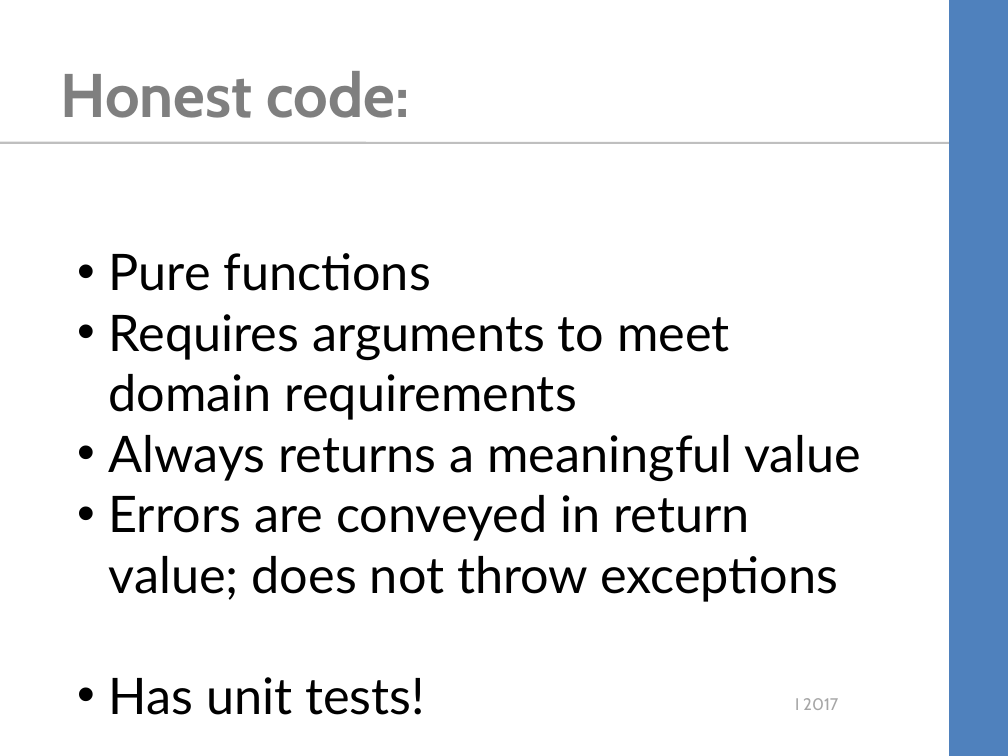
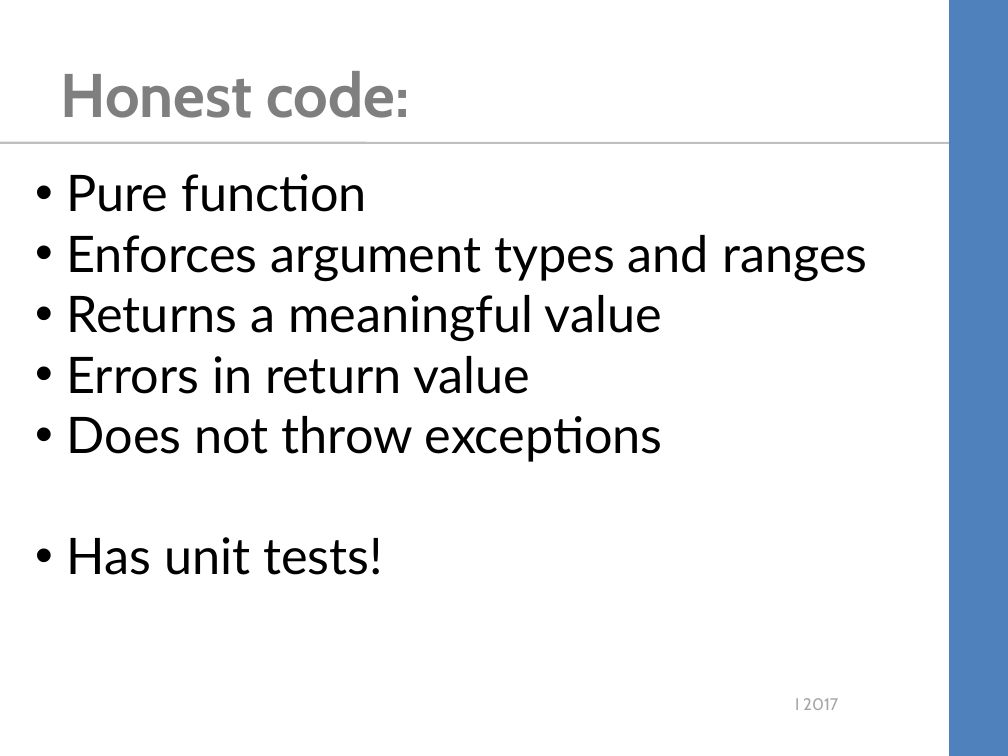
Before and after one commit to kimtuck/YourCodeIsLying, a slide deck: slide 10 of YourCodeIsLying.ppt. Drawn at 1008x756 pixels with LibreOffice and Linux fonts; fonts in the diff are those of the drawing; background and template pictures are left out. Boxes give left, top, right and bottom in pixels: in the first picture for what was removed or moved away, otherwise in the second. Text is boxed around its words. In the diff, an @@ line names an element or a change of style, - is before the commit and + after.

```diff
--- a/YourCodeIsLying.ppt
+++ b/YourCodeIsLying.ppt
@@ text "Pure function": place and size @@
-text "Pure function" at bbox=[109, 253, 861, 715]
+text "Pure function" at bbox=[67, 174, 867, 575]
@@ text at bbox=[67, 174, 867, 462]: text changed @@
-• Pure functions
-• Requires arguments to meet domain requirements
-• Always returns a meaningful value
-• Errors are conveyed in return value; does not throw exceptions
+• Pure function
+• Enforces argument types and ranges
+• Returns a meaningful value
+• Errors in return value
+• Does not throw exceptions
```
Also in this commit, not shown: 1 other slide changed, 5 slides added, 4 slides removed, 3 other files.
